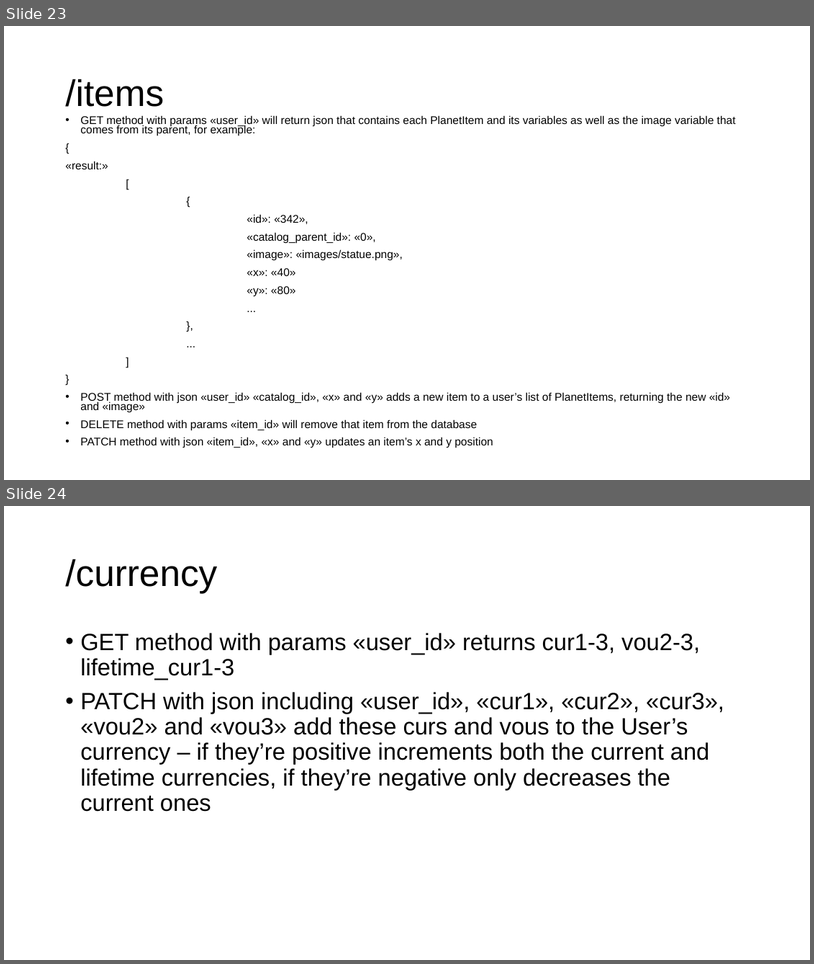
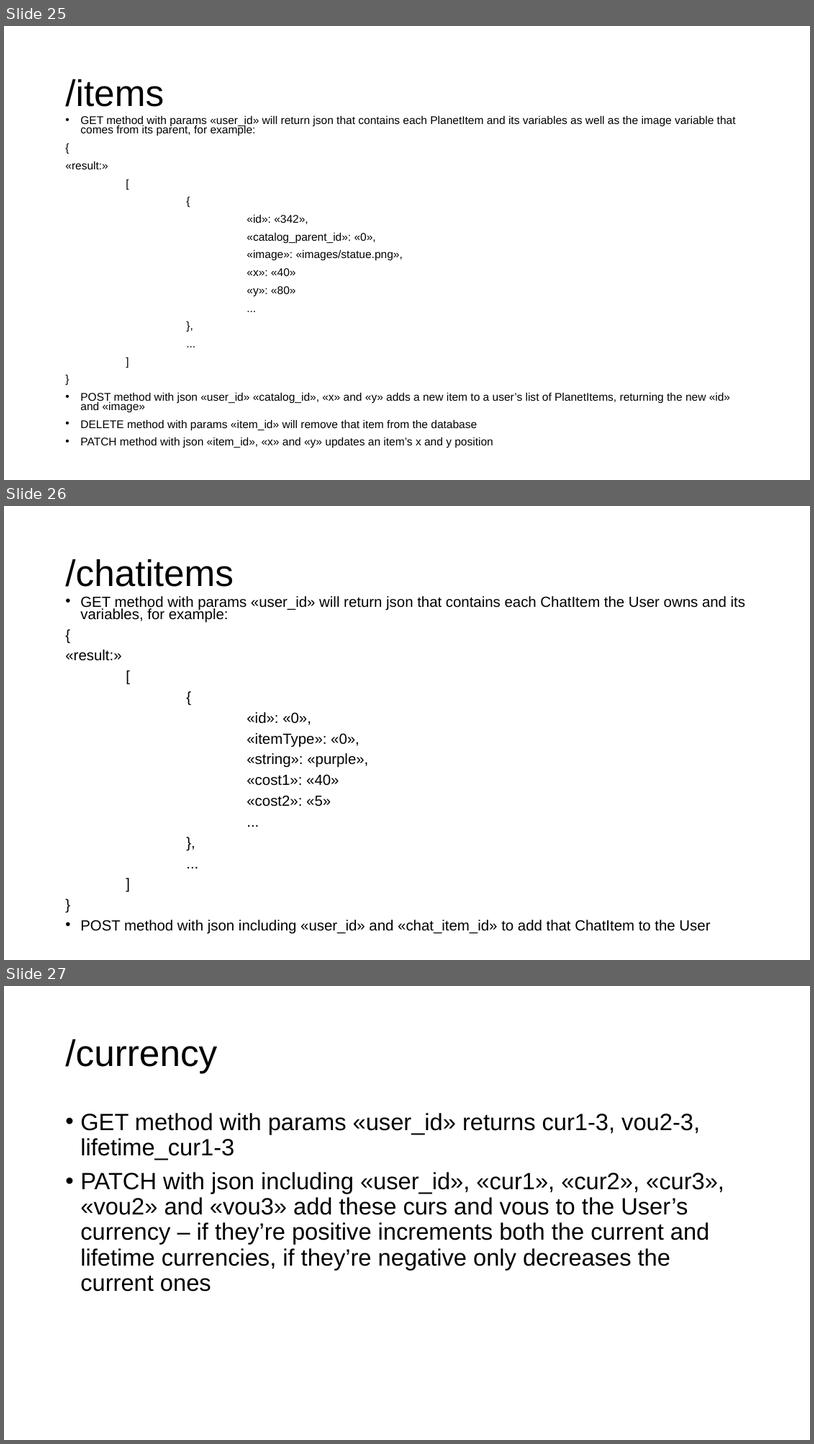
Before and after one commit to gmfk07/iu2018-backend, a slide deck: iu-spec-backend.pptx. Shown one above the other, each under a label of ours: slides 23 and 24 before the commit, slides 25, 26 and 27 after it. The pictures are 814x964 and 814x1444 pixels, drawn with LibreOffice and Linux fonts; fonts in the diff are those of the drawing. Boxes give left, top, right and bottom in pixels: in the first picture for what was removed or moved away, otherwise in the second. Text is boxed around its words. In the diff, an @@ line names an element or a change of style, - is before the commit and + after.

Commit message:
Shop Item Update, Powerpoint Update

```diff
--- a/iu-spec-backend.pptx
+++ b/iu-spec-backend.pptx
@@ slide 26 added at (4,506,810,960), background #FFFFFF @@
@@ title added at (65,559,234,587), 44 pt, text #000000 @@
+/chatitems
@@ text added at (65,596,746,934), 17.5 pt, text #000000 @@
+• GET method with params «user_id» will return json that contains each ChatItem the User owns and its variables, for example:
+{
+«result:»
+[
+{
+«id»: «0»,
+«itemType»: «0»,
+«string»: «purple»,
+«cost1»: «40»
+«cost2»: «5»
+...
+},
+...
+]
+}
+• POST method with json including «user_id» and «chat_item_id» to add that ChatItem to the User
@@ what was slide 23 is now slide 25 @@
@@ what was slide 24 is now slide 27 @@
```
Also in this commit, not shown: 4 slides changed, 2 other slides added, 4 other files.
